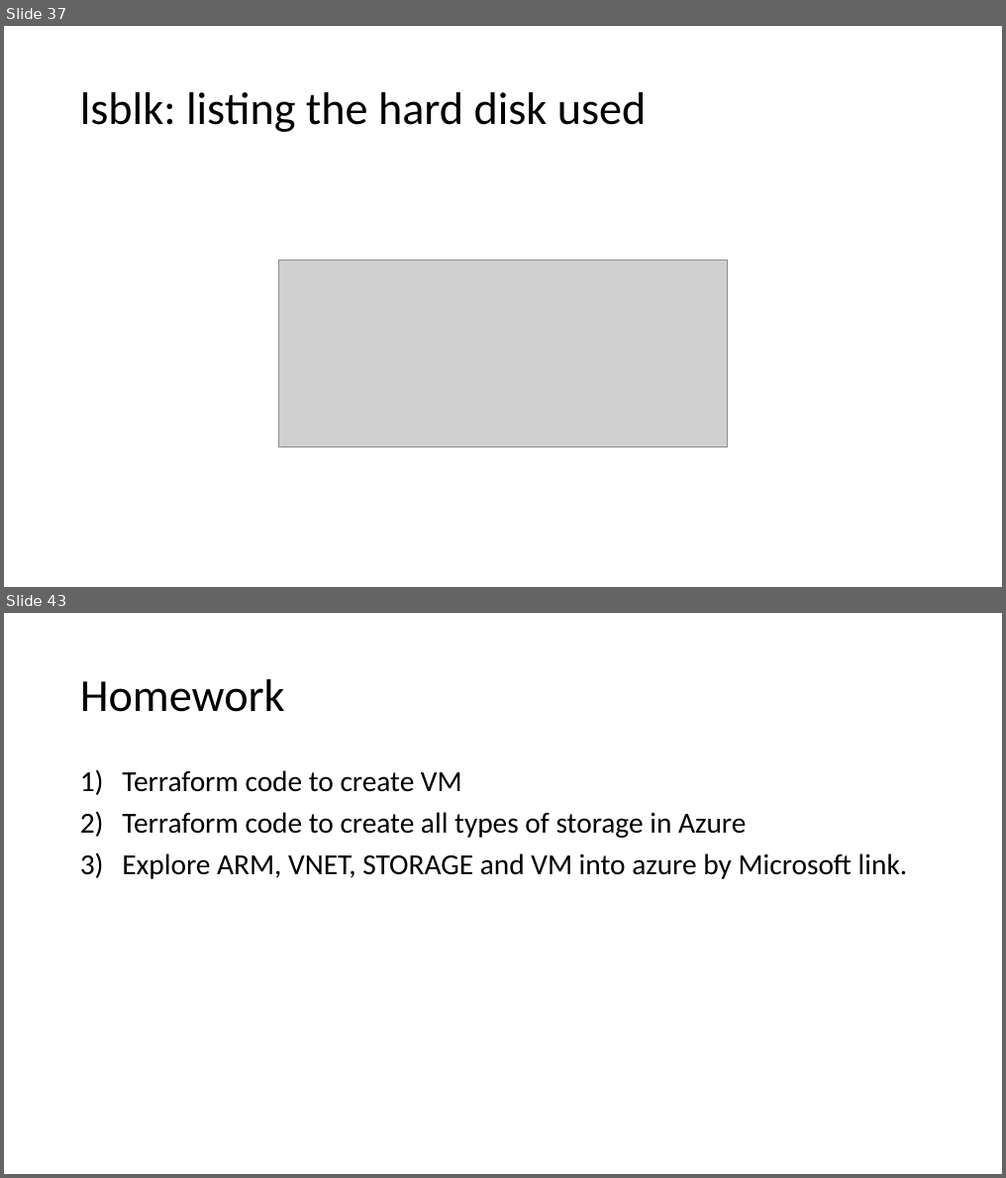
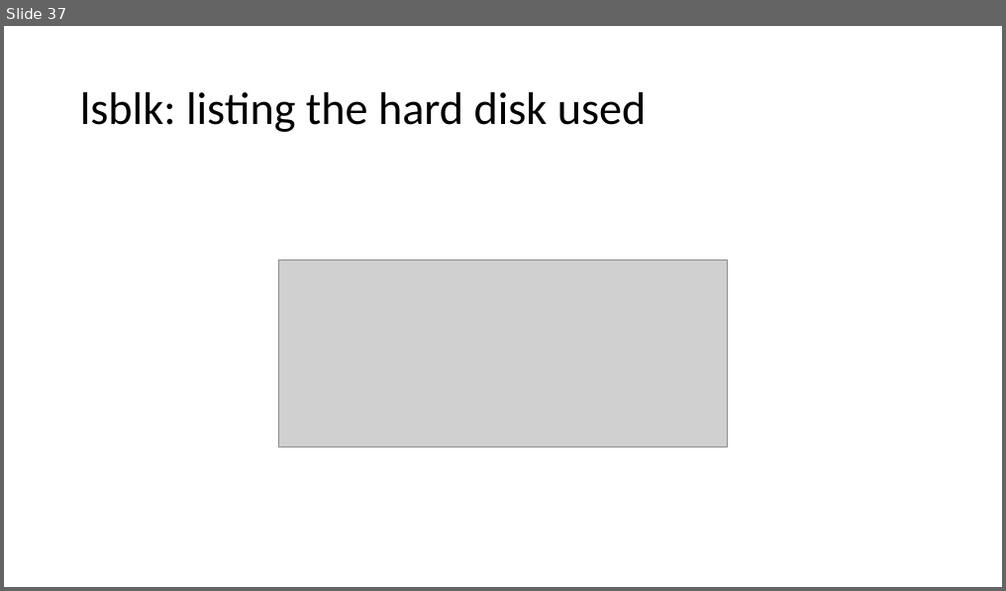
Before and after one commit to JanbaskDevops/Batch1, a slide deck: ClassRoomNotes/PPT/Networking and storage Basics.pptx. Shown one above the other, each under a label of ours: slides 37 and 43 before the commit, slide 37 after it; the slides between them are not shown. The pictures are 1006x1178 and 1006x591 pixels, drawn with LibreOffice and Linux fonts; fonts in the diff are those of the drawing; grey boxes stand for pictures. Boxes give left, top, right and bottom in pixels: in the first picture for what was removed or moved away, otherwise in the second. Text is boxed around its words. In the diff, an @@ line names an element or a change of style, - is before the commit and + after.

```diff
--- a/ClassRoomNotes/PPT/Networking and storage Basics.pptx
+++ b/ClassRoomNotes/PPT/Networking and storage Basics.pptx
@@ slide 43 removed at [4,613,1002,1174], background #FFFFFF @@
@@ title removed at [80,679,285,712] @@
-Homework
@@ text removed at [122,770,908,879] @@
-1) Terraform code to create VM
-2) Terraform code to create all types of storage in Azure
-3) Explore ARM, VNET, STORAGE and VM into azure by Microsoft link.
```
Also in this commit, not shown: 1 slide changed, 5 other slides removed, 3 other files.
